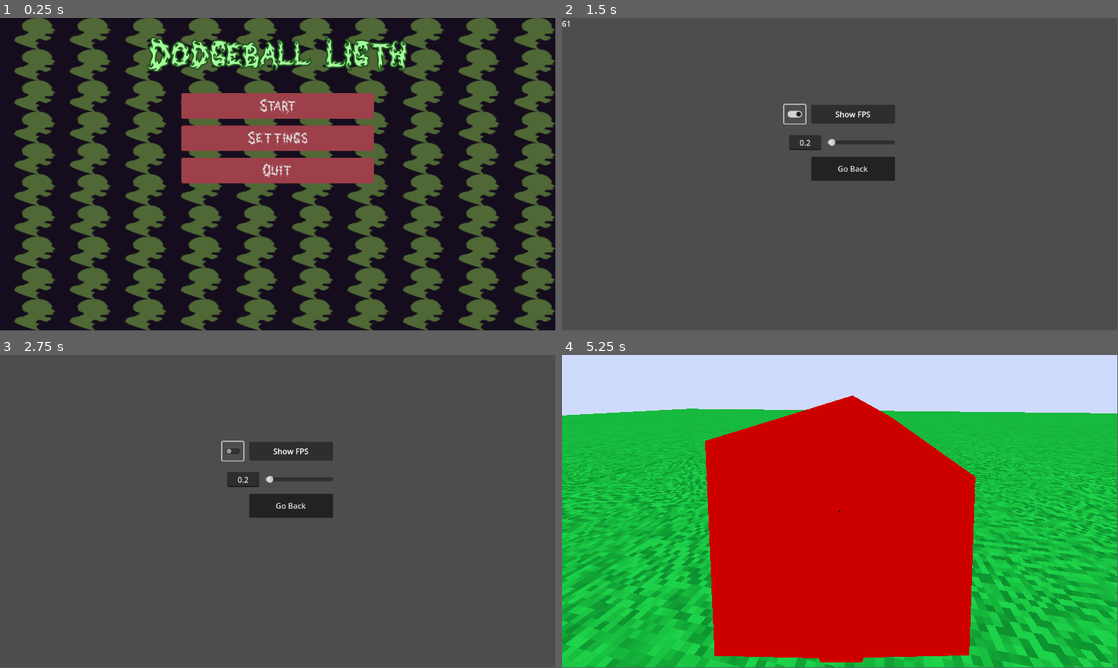
Above: before the commit, frames 1-4 (two rows, left to right).
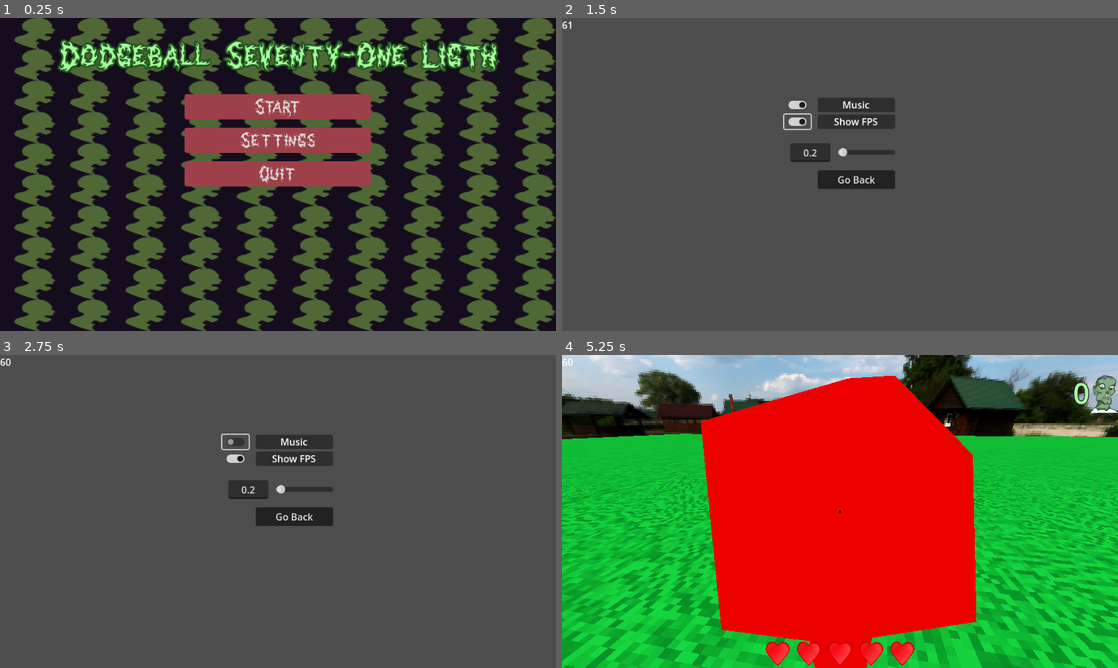
Above: after the commit, the same moments.

Repository: Duarterte/dougeball71_light
Game: Godot game, scene res://miscellaneous/first_boot/intro.tscn
Same seed, same stepped clock (60 frames per second), same inputs: the game is played once before the commit and once after it. Video files are missing from this copy of the repository; at most half a second of black plays in their place.
Inputs (mouse positions are in pixels of both pictures, inside the frame that each line leads up to; where the layout moved, square brackets give the same spot in the first picture):
- Up to frame 1 (0.25 s): no input
- Up to frame 2 (1.5 s): click "Settings" at 0.5 s; click (795, 121) [795, 115] at 1.25 s
- Up to frame 3 (2.75 s): click (233, 442) at 2.02 s
- Up to frame 4 (5.25 s): click "Go Back" at 2.75 s; click "Start" at 3.5 s; tap Enter (ui_accept) at 4.25, 4.52 s; move the mouse to (867, 508) at 4.27 s; press the mouse at (867, 508) at 4.28 s; hold Up (ui_up) from 4.28 s (still down); move the mouse to (812, 511) at 5.02 s; release the mouse at (812, 511) at 5.03 s; click (812, 511) at 5.1 s
In our replay, the window is 799x449 before the commit and 800x450 after it. These sizes can differ from the game's own. Grey fills any space a smaller window leaves; there, only what the larger window draws over its background counts as a difference.

The runs differ from the first frame. In frame 1, 11% of the frame differs, in the area x 2-100%, y 0-100%; in frame 2, 2.8%; in frame 3, 2.8%; in frame 4, 75%, in the area x 0-100%, y 0-100%.

Commit message:
Music and IA

Diff:
--- /dev/null
+++ b/characters/HBoxContainer.gd
@@ -0,0 +1,15 @@
+extends HBoxContainer
+var rootChild: MarginContainer
+
+# Called when the node enters the scene tree for the first time.
+func _ready():
+	pass # Replace with function body.
+
+
+# Called every frame. 'delta' is the elapsed time since the previous frame.
+func _process(delta):
+	for i in range(get_children().size()):
+		if i < SGlobal.lives:
+			get_child(i).get_child(0).visible = true
+		else:
+			get_child(i).get_child(0).visible = false
--- /dev/null
+++ b/characters/Label.gd
@@ -0,0 +1,11 @@
+extends Label
+
+
+# Called when the node enters the scene tree for the first time.
+func _ready():
+	pass # Replace with function body.
+
+
+# Called every frame. 'delta' is the elapsed time since the previous frame.
+func _process(delta):
+	text = str(SGlobal.ZombieNumber)
--- a/characters/player.tscn
+++ b/characters/player.tscn
@@ -1,7 +1,12 @@
-[gd_scene load_steps=6 format=3 uid="uid://cw82d5se1l0j6"]
+[gd_scene load_steps=11 format=3 uid="uid://cw82d5se1l0j6"]
 
 [ext_resource type="Script" path="res://characters/playerScript.gd" id="1_3na7e"]
 [ext_resource type="Script" path="res://characters/CenterContainer.gd" id="2_eaeal"]
+[ext_resource type="Script" path="res://characters/Label.gd" id="3_cilas"]
+[ext_resource type="Texture2D" uid="uid://dqvkirkfa333u" path="res://characters/textures/smallSizeZmb.png" id="4_q4sll"]
+[ext_resource type="Script" path="res://characters/HBoxContainer.gd" id="5_mx8b1"]
+[ext_resource type="Texture2D" uid="uid://b5d7palwod27g" path="res://characters/textures/heart.png" id="6_goqbn"]
+[ext_resource type="AudioStream" uid="uid://bm16ddhrk280v" path="res://logic/ui/sound/musicTry2.mp3" id="7_mo6yx"]
 
 [sub_resource type="StandardMaterial3D" id="StandardMaterial3D_0ypav"]
 transparency = 1
@@ -49,6 +54,119 @@
 pivot_offset = Vector2(20, 20)
 script = ExtResource("2_eaeal")
 
+[node name="HFlowContainer" type="HBoxContainer" parent="PlayerCamera/Control"]
+layout_mode = 1
+anchors_preset = 10
+anchor_right = 1.0
+offset_bottom = 128.0
+grow_horizontal = 2
+alignment = 2
+
+[node name="MarginContainer2" type="MarginContainer" parent="PlayerCamera/Control/HFlowContainer"]
+layout_mode = 2
+
+[node name="Label" type="Label" parent="PlayerCamera/Control/HFlowContainer/MarginContainer2"]
+layout_mode = 2
+theme_override_colors/font_color = Color(0.643319, 1, 0.61411, 1)
+theme_override_colors/font_outline_color = Color(0.0848262, 0.0522429, 0.113818, 1)
+theme_override_constants/outline_size = 5
+theme_override_font_sizes/font_size = 48
+text = "asbdf"
+script = ExtResource("3_cilas")
+
+[node name="TextureRect" type="TextureRect" parent="PlayerCamera/Control/HFlowContainer"]
+layout_mode = 2
+texture = ExtResource("4_q4sll")
+stretch_mode = 3
+
+[node name="MarginContainer" type="MarginContainer" parent="PlayerCamera/Control/HFlowContainer/TextureRect"]
+layout_mode = 2
+offset_left = 48.0
+offset_right = 48.0
+offset_bottom = 128.0
+
+[node name="HBoxContainer" type="HBoxContainer" parent="PlayerCamera/Control"]
+layout_mode = 1
+anchors_preset = -1
+anchor_left = 0.474
+anchor_top = 0.908
+anchor_right = 0.526
+anchor_bottom = 1.0
+offset_left = 0.12796
+offset_top = 0.0239868
+offset_right = -0.128021
+grow_horizontal = 2
+grow_vertical = 0
+script = ExtResource("5_mx8b1")
+
+[node name="MarginContainer" type="MarginContainer" parent="PlayerCamera/Control/HBoxContainer"]
+layout_mode = 2
+theme_override_constants/margin_left = 4
+theme_override_constants/margin_top = 4
+theme_override_constants/margin_right = 4
+theme_override_constants/margin_bottom = 4
+
+[node name="TextureRect" type="TextureRect" parent="PlayerCamera/Control/HBoxContainer/MarginContainer"]
+custom_minimum_size = Vector2(32, 32)
+layout_mode = 2
+texture = ExtResource("6_goqbn")
+expand_mode = 3
+
+[node name="MarginContainer2" type="MarginContainer" parent="PlayerCamera/Control/HBoxContainer"]
+layout_mode = 2
+theme_override_constants/margin_left = 4
+theme_override_constants/margin_top = 4
+theme_override_constants/margin_right = 4
+theme_override_constants/margin_bottom = 4
+
+[node name="TextureRect" type="TextureRect" parent="PlayerCamera/Control/HBoxContainer/MarginContainer2"]
+custom_minimum_size = Vector2(32, 32)
+layout_mode = 2
+texture = ExtResource("6_goqbn")
+expand_mode = 3
+
+[node name="MarginContainer3" type="MarginContainer" parent="PlayerCamera/Control/HBoxContainer"]
+layout_mode = 2
+theme_override_constants/margin_left = 4
+theme_override_constants/margin_top = 4
+theme_override_constants/margin_right = 4
+theme_override_constants/margin_bottom = 4
+
+[node name="TextureRect" type="TextureRect" parent="PlayerCamera/Control/HBoxContainer/MarginContainer3"]
+custom_minimum_size = Vector2(32, 32)
+layout_mode = 2
+texture = ExtResource("6_goqbn")
+expand_mode = 3
+
+[node name="MarginContainer4" type="MarginContainer" parent="PlayerCamera/Control/HBoxContainer"]
+layout_mode = 2
+theme_override_constants/margin_left = 4
+theme_override_constants/margin_top = 4
+theme_override_constants/margin_right = 4
+theme_override_constants/margin_bottom = 4
+
+[node name="TextureRect" type="TextureRect" parent="PlayerCamera/Control/HBoxContainer/MarginContainer4"]
+custom_minimum_size = Vector2(32, 32)
+layout_mode = 2
+texture = ExtResource("6_goqbn")
+expand_mode = 3
+
+[node name="MarginContainer5" type="MarginContainer" parent="PlayerCamera/Control/HBoxContainer"]
+layout_mode = 2
+theme_override_constants/margin_left = 4
+theme_override_constants/margin_top = 4
+theme_override_constants/margin_right = 4
+theme_override_constants/margin_bottom = 4
+
+[node name="TextureRect" type="TextureRect" parent="PlayerCamera/Control/HBoxContainer/MarginContainer5"]
+custom_minimum_size = Vector2(32, 32)
+layout_mode = 2
+texture = ExtResource("6_goqbn")
+expand_mode = 3
+
 [node name="CollisionShape3D" type="CollisionShape3D" parent="."]
 transform = Transform3D(1, 0, 0, 0, 2, 0, 0, 0, 1, 0, 1, 0)
 shape = SubResource("ConvexPolygonShape3D_t2dot")
+
+[node name="Music" type="AudioStreamPlayer" parent="."]
+stream = ExtResource("7_mo6yx")
--- a/characters/playerScript.gd
+++ b/characters/playerScript.gd
@@ -6,7 +6,6 @@
 var ball = preload("res://assets/ball.tscn")
 @onready var playerCamera = $PlayerCamera
 @onready var sensivity: float = SGlobal.configValues[SGlobal.SENSIVITY] if SGlobal.config[SGlobal.SENSIVITY] else SGlobal.setSensivity(.2)
-@onready var lifes: int = 5
 var ballInstance: RigidBody3D
 var gravity = ProjectSettings.get_setting("physics/3d/default_gravity")
 
@@ -26,6 +25,10 @@
 func _ready():
 	$PlayerCamera/cameraPostProcessing.get_active_material(0).albedo_color = Color(0, 0, 0, 0)
 	Input.mouse_mode = Input.MOUSE_MODE_CAPTURED
+	if SGlobal.config[SGlobal.MUSIC]:
+		$Music.play()
+	else:
+		$Music.stop()
 
 func _input(event):
 	if event is InputEventMouseMotion	:
@@ -42,7 +45,8 @@
 
 
 func _physics_process(delta):
-	if lifes < 1:
+	if SGlobal.lives < 1:
+		SGlobal.ZombieNumber = 0
 		get_tree().change_scene_to_file("res://logic/rootScn.tscn")
 	if ballInstance != null and isBallPlaying and Input.is_action_pressed("Throw"):
 		ballInstance.global_position = global_transform.origin+(-global_transform.basis.z.normalized())+(global_transform.basis.y.normalized()*1.45+global_transform.basis.x.normalized()*.5)
--- a/characters/zomby.gd
+++ b/characters/zomby.gd
@@ -6,7 +6,7 @@
 func _ready():
 	visible = false
 	$AnimationPlayer.play("walkdeath")
-
+	$AudioStreamPlayer3D3.play()
 
 func persuit(frame: int, draw: int, offset: int, speed: float)->void:
 	if isAlive and (frame%(draw)-offset) == 0:
@@ -14,8 +14,8 @@
 		if global_position.distance_to(player.global_position) > 1.5:
 			global_position += -global_transform.basis.z.normalized()*speed
 		else:
-			global_position += global_transform.basis.z.normalized()*3.
-			player.lifes -= 1
+			global_position += global_transform.basis.z.normalized()*(3.+(fmod(SGlobal.ZombieNumber,12.)))
+			SGlobal.lives -= 1
 			$AudioStreamPlayer3D2.play(0.0)
 			player.getHit()
 	else: return
@@ -29,7 +29,9 @@
 func _on_area_3d_body_entered(body):
 	visible = false
 	var ballHitSound: AudioStreamPlayer3D = $AudioStreamPlayer3D
-	if isAlive: ballHitSound.play(0)
+	if isAlive:
+		ballHitSound.play(0)
+		SGlobal.ZombieNumber += 1
 	isAlive = false
 	body.queue_free()
 	global_position.y = -100
--- a/characters/zomby.tscn
+++ b/characters/zomby.tscn
@@ -1,8 +1,9 @@
-[gd_scene load_steps=10 format=3 uid="uid://dkapkdl70uvkh"]
+[gd_scene load_steps=11 format=3 uid="uid://dkapkdl70uvkh"]
 
 [ext_resource type="Script" path="res://characters/zomby.gd" id="1_6p1gq"]
 [ext_resource type="AudioStream" uid="uid://cl8bp082gu3u0" path="res://characters/sounds/DodgeballHit.mp3" id="2_3jfjv"]
 [ext_resource type="AudioStream" uid="uid://djd4vwqvfse6s" path="res://characters/sounds/punch.mp3" id="3_407ol"]
+[ext_resource type="AudioStream" uid="uid://csj45gkr6wf0w" path="res://characters/sounds/step.mp3" id="4_exnw0"]
 
 [sub_resource type="ConvexPolygonShape3D" id="ConvexPolygonShape3D_3rivp"]
 points = PackedVector3Array(-0.492721, 1.06337, 0.0129468, -0.465133, 1.09111, 0.635793, -0.492721, 1.21275, 0.0129468, …(469 unchanged characters)…
@@ -126,4 +127,12 @@
 [node name="AudioStreamPlayer3D2" type="AudioStreamPlayer3D" parent="."]
 stream = ExtResource("3_407ol")
 
+[node name="AudioStreamPlayer3D3" type="AudioStreamPlayer3D" parent="."]
+stream = ExtResource("4_exnw0")
+attenuation_model = 1
+volume_db = 11.723
+unit_size = 5.0
+max_distance = 14.0
+panning_strength = 5.0
+
 [connection signal="body_entered" from="Area3D" to="." method="_on_area_3d_body_entered"]
--- a/logic/data/SGlobal.gd
+++ b/logic/data/SGlobal.gd
@@ -1,15 +1,17 @@
 extends Control
 
-var gameName: String = "Dodgeball Ligth"
+var gameName: String = "Dodgeball Seventy-One Ligth"
 var version: String  = ""
 var firstBoot: bool  = true
 var config: Array[bool]
 var configValues: Dictionary
-
+var ZombieNumber: int = 0
+var lives: int = 5
 enum {
 	FIRSTBOOT,
 	SHOWFPS,
-	SENSIVITY
+	SENSIVITY,
+	MUSIC
 }
 
 func initialConfig(numberOfConfigs: int) -> void:
@@ -17,9 +19,9 @@
 	config[FIRSTBOOT] = true
 	config[SHOWFPS]   = false
 	config[SENSIVITY] = false
-
+	config[MUSIC] = true
 func _ready():
-	initialConfig(3)
+	initialConfig(4)
 	print(gameName + " " + version)
 
 func setSensivity(sensv):
--- a/logic/in_game_logic/Spawner.gd
+++ b/logic/in_game_logic/Spawner.gd
@@ -12,7 +12,7 @@
 	var zombiInstance: Node3D = zombieNode.instantiate()
 	zombiInstance.player = player
 	add_child(zombiInstance)
-	zombiInstance.global_position = Vector3(0, -10, 0)
+	zombiInstance.global_position = Vector3(0, -30, 0)
 	#instance_from_id(zombiInstance.get_instance_id()).visible = true
 	zombies.append(zombiInstance)
 
@@ -29,6 +29,17 @@
 		aliveZombies[i].persuit(currentFrame, 3, i%3, .15)
 
 func _on_timer_timeout():
+	if SGlobal.ZombieNumber > 75:
+		$Timer.wait_time = 1.
+	elif SGlobal.ZombieNumber > 50:
+		$Timer.wait_time = 1.5
+	elif SGlobal.ZombieNumber > 30:
+		$Timer.wait_time = 2.
+	elif SGlobal.ZombieNumber > 10:
+		$Timer.wait_time = 2.5
+	else:
+		$Timer.wait_time = 3.
+
 	var zmb: Node3D = zombies[currentZombieIteration]
 	if not zmb.isAlive:
 		if is_instance_valid(aliveZombies.find(zmb)): aliveZombies.erase(aliveZombies.find(zmb))
--- a/logic/ui/MainMenu.gd
+++ b/logic/ui/MainMenu.gd
@@ -5,8 +5,14 @@
 func _ready():
 	playMenuSounds()
 	Input.mouse_mode = Input.MOUSE_MODE_VISIBLE
+	if SGlobal.lives < 1:
+		SGlobal.lives = 5;
 	if SGlobal.gameName: gametTilteLabel.text = SGlobal.gameName
 	if SGlobal.gameName: versionLabel.text    = SGlobal.version
+	if SGlobal.ZombieNumber > 0:
+		$VBoxContainer/MarginContainer/StartBTN.text = "Continue"
+	else:
+		$VBoxContainer/MarginContainer/StartBTN.text = "Start"
 	if SGlobal.config[SGlobal.FIRSTBOOT]:
 		$AnimationPlayer.play("curtainAnim", 0.)
 		await get_tree().create_timer(2.).timeout
--- a/logic/ui/MainMenu.tres
+++ b/logic/ui/MainMenu.tres
@@ -29,6 +29,6 @@
 Label/colors/font_color = Color(0.643319, 1, 0.61411, 1)
 Label/colors/font_outline_color = Color(0.140533, 0.34, 0.1224, 1)
 Label/constants/outline_size = 12
-Label/font_sizes/font_size = 64
+Label/font_sizes/font_size = 48
 Label/fonts/font = ExtResource("1_vlm0s")
 Panel/styles/panel = SubResource("StyleBoxFlat_dp85u")
--- a/logic/ui/settings.gd
+++ b/logic/ui/settings.gd
@@ -4,6 +4,7 @@
 func _ready():
 	playMenuSounds()
 	$ZVmain/VBoxContainer/MarginContainer/HSplitContainer/CheckButton.button_pressed = SGlobal.config[SGlobal.SHOWFPS]
+	$ZVmain/VBoxContainer/MarginContainer4/HSplitContainer/CheckButton2.button_pressed = SGlobal.config[SGlobal.MUSIC]
 	if SGlobal.config[SGlobal.SENSIVITY]:
 		sensText.text = str(SGlobal.configValues[SGlobal.SENSIVITY])
 	else:
@@ -47,3 +48,7 @@
 	if event is InputEventMouseButton:
 		sensText.deselect()
 		sensText.release_focus()
+
+
+func _on_check_button_2_toggled(toggled_on):
+	SGlobal.config[SGlobal.MUSIC] = toggled_on
--- a/logic/ui/settings.tscn
+++ b/logic/ui/settings.tscn
@@ -33,6 +33,23 @@
 grow_vertical = 2
 pivot_offset = Vector2(115.264, 62.088)
 alignment = 1
+
+[node name="MarginContainer4" type="MarginContainer" parent="ZVmain/VBoxContainer"]
+layout_mode = 2
+
+[node name="HSplitContainer" type="HSplitContainer" parent="ZVmain/VBoxContainer/MarginContainer4"]
+layout_mode = 2
+
+[node name="CheckButton2" type="CheckButton" parent="ZVmain/VBoxContainer/MarginContainer4/HSplitContainer"]
+layout_mode = 2
+
+[node name="PanelContainer" type="PanelContainer" parent="ZVmain/VBoxContainer/MarginContainer4/HSplitContainer"]
+layout_mode = 2
+
+[node name="Label" type="Label" parent="ZVmain/VBoxContainer/MarginContainer4/HSplitContainer/PanelContainer"]
+layout_mode = 2
+text = "Music"
+horizontal_alignment = 1
 
 [node name="MarginContainer" type="MarginContainer" parent="ZVmain/VBoxContainer"]
 layout_mode = 2
@@ -96,6 +113,7 @@
 
 [connection signal="gui_input" from="ZVmain" to="." method="_on_z_vmain_gui_input"]
 [connection signal="gui_input" from="ZVmain/VBoxContainer" to="." method="_on_v_box_container_gui_input"]
+[connection signal="toggled" from="ZVmain/VBoxContainer/MarginContainer4/HSplitContainer/CheckButton2" to="." method="_on_check_button_2_toggled"]
 [connection signal="toggled" from="ZVmain/VBoxContainer/MarginContainer/HSplitContainer/CheckButton" to="." method="_on_check_button_toggled"]
 [connection signal="mouse_exited" from="ZVmain/VBoxContainer/MarginContainer3" to="." method="_on_margin_container_3_mouse_exited"]
 [connection signal="gui_input" from="ZVmain/VBoxContainer/MarginContainer3/HSplitContainer/sensText" to="." method="_on_sens_text_gui_input"]
--- a/project.godot
+++ b/project.godot
@@ -25,6 +25,10 @@
 
 [display]
 
+window/size/viewport_width=928
+window/size/viewport_height=522
+window/size/mode=2
+window/stretch/mode="viewport"
 window/vsync/vsync_mode=2
 mouse_cursor/custom_image="res://logic/ui/cursorsmall.png"
 mouse_cursor/custom_image_hotspot=Vector2(12, 9)
--- a/world/Level1.tscn
+++ b/world/Level1.tscn
@@ -1,26 +1,27 @@
-[gd_scene load_steps=14 format=3 uid="uid://cks7v6wj1ikb8"]
+[gd_scene load_steps=15 format=3 uid="uid://cks7v6wj1ikb8"]
 
 [ext_resource type="Script" path="res://logic/configuration/ZVMmain.gd" id="1_a3e34"]
 [ext_resource type="PackedScene" uid="uid://cw82d5se1l0j6" path="res://characters/player.tscn" id="2_bcxd7"]
+[ext_resource type="Texture2D" uid="uid://dsgp3cl2v040x" path="res://world/textures/resting_place_1k.hdr" id="2_eop6g"]
 [ext_resource type="Texture2D" uid="uid://dvbfcbmunfy0e" path="res://world/textures/terrain_joda.png" id="2_m5gju"]
 [ext_resource type="Shader" path="res://world/shaders/clip_map.gdshader" id="2_plshp"]
 [ext_resource type="PackedScene" uid="uid://bedj5roxowdy1" path="res://logic/in_game_logic/spawner.tscn" id="4_ku2xq"]
 [ext_resource type="Script" path="res://world/Terrain.gd" id="4_p1x8v"]
 
-[sub_resource type="ProceduralSkyMaterial" id="ProceduralSkyMaterial_slx7c"]
-sky_top_color = Color(0, 1, 1, 1)
-sky_horizon_color = Color(0.55, 0.79225, 0.78325, 1)
-ground_horizon_color = Color(0.55, 0.79225, 0.78325, 1)
+[sub_resource type="PanoramaSkyMaterial" id="PanoramaSkyMaterial_h2lvh"]
+panorama = ExtResource("2_eop6g")
+filter = false
 
-[sub_resource type="Sky" id="Sky_jm3qi"]
-sky_material = SubResource("ProceduralSkyMaterial_slx7c")
+[sub_resource type="Sky" id="Sky_ivghr"]
+sky_material = SubResource("PanoramaSkyMaterial_h2lvh")
 
 [sub_resource type="Environment" id="Environment_i4kve"]
-background_mode = 1
-background_color = Color(0.813655, 0.857921, 0.987665, 1)
-sky = SubResource("Sky_jm3qi")
+background_mode = 2
+sky = SubResource("Sky_ivghr")
+ambient_light_source = 2
+ambient_light_color = Color(1, 1, 1, 1)
 reflected_light_source = 1
-tonemap_mode = 1
+tonemap_mode = 2
 
 [sub_resource type="ShaderMaterial" id="ShaderMaterial_usrjg"]
 render_priority = 0
@@ -83,6 +84,7 @@
 script = ExtResource("4_p1x8v")
 
 [node name="StaticBody3D" type="StaticBody3D" parent="world/Terrain"]
+transform = Transform3D(1, 0, 0, 0, 1, 0, 0, 0, 1, 0, -0.15, 0)
 
 [node name="CollisionShape3D" type="CollisionShape3D" parent="world/Terrain/StaticBody3D"]
 shape = SubResource("ConcavePolygonShape3D_p27iq")
Not shown, added: characters/sounds/step.mp3.import
Binary file added: characters/textures/heart.png
Not shown, added: characters/textures/heart.png.import
Binary file added: characters/textures/smallSizeZmb.png
Not shown, added: characters/textures/smallSizeZmb.png.import
Not shown, added: logic/ui/sound/musicTry2.mp3.import
Binary file added: world/textures/resting_place_1k.hdr
Not shown, added: world/textures/resting_place_1k.hdr.import
Not shown, added: characters/sounds/step.mp3
Not shown, added: logic/ui/sound/musicTry2.mp3
